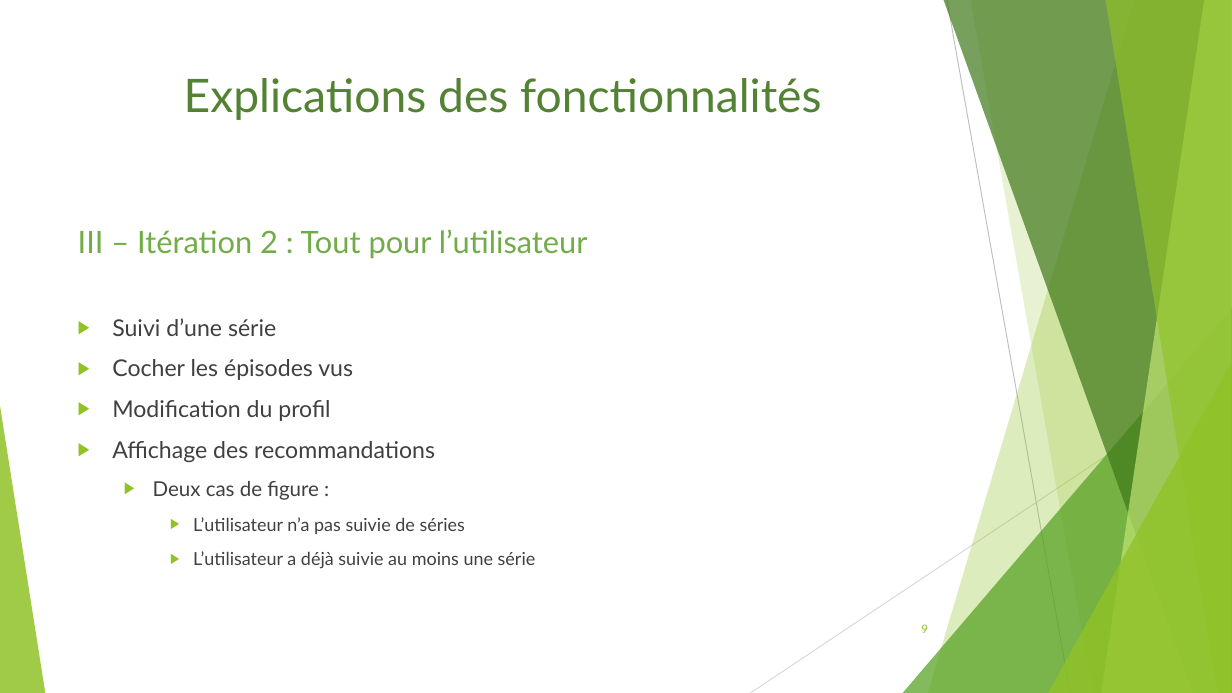
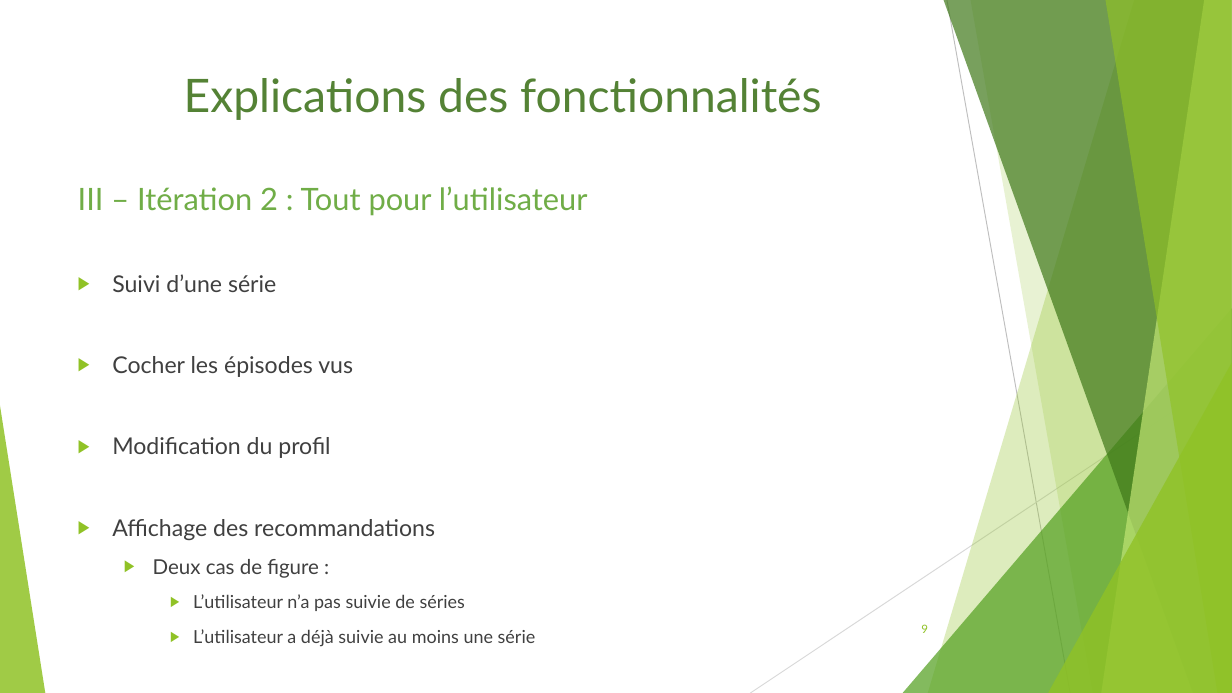
Before and after one commit to Bcante/recommandationSeries, a slide deck: slide 9 of diapoWebWindows.odp. Drawn at 1232x693 pixels with LibreOffice and Linux fonts; fonts in the diff are those of the drawing. Boxes give left, top, right and bottom in pixels: in the first picture for what was removed or moved away, otherwise in the second. Text is boxed around its words. In the diff, an @@ line names an element or a change of style, - is before the commit and + after.

Commit message:
Modif diapo

```diff
--- a/diapoWebWindows.odp
+++ b/diapoWebWindows.odp
@@ text "III – Itération 2 : ..." rewrapped from bbox=[78, 229, 588, 569] to bbox=[78, 186, 588, 647] @@
```
Also in this commit, not shown: 4 other slides changed.
